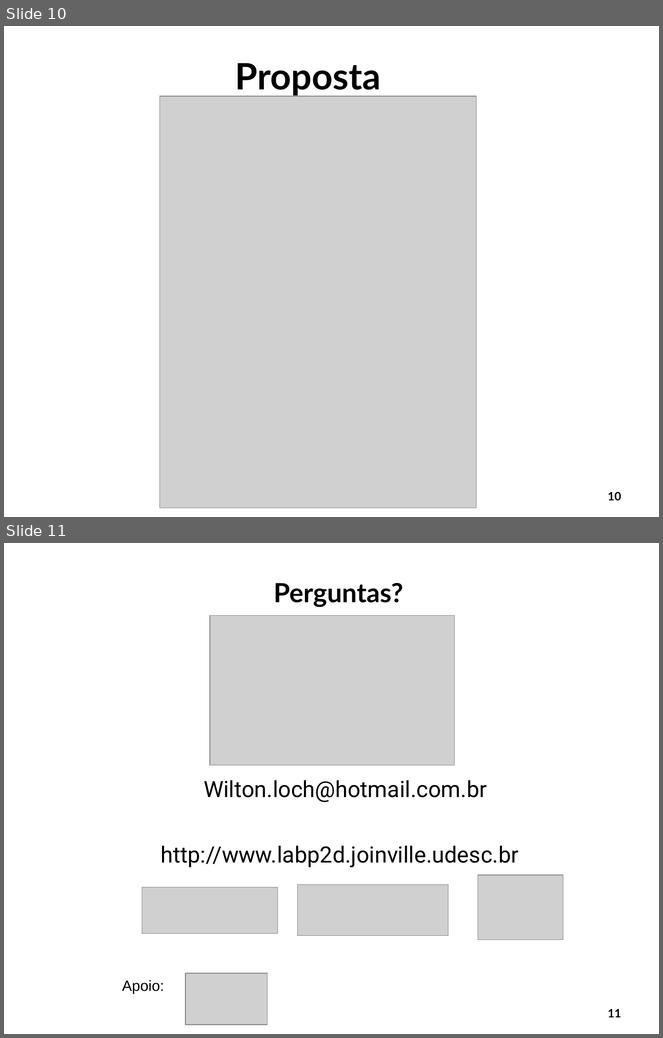
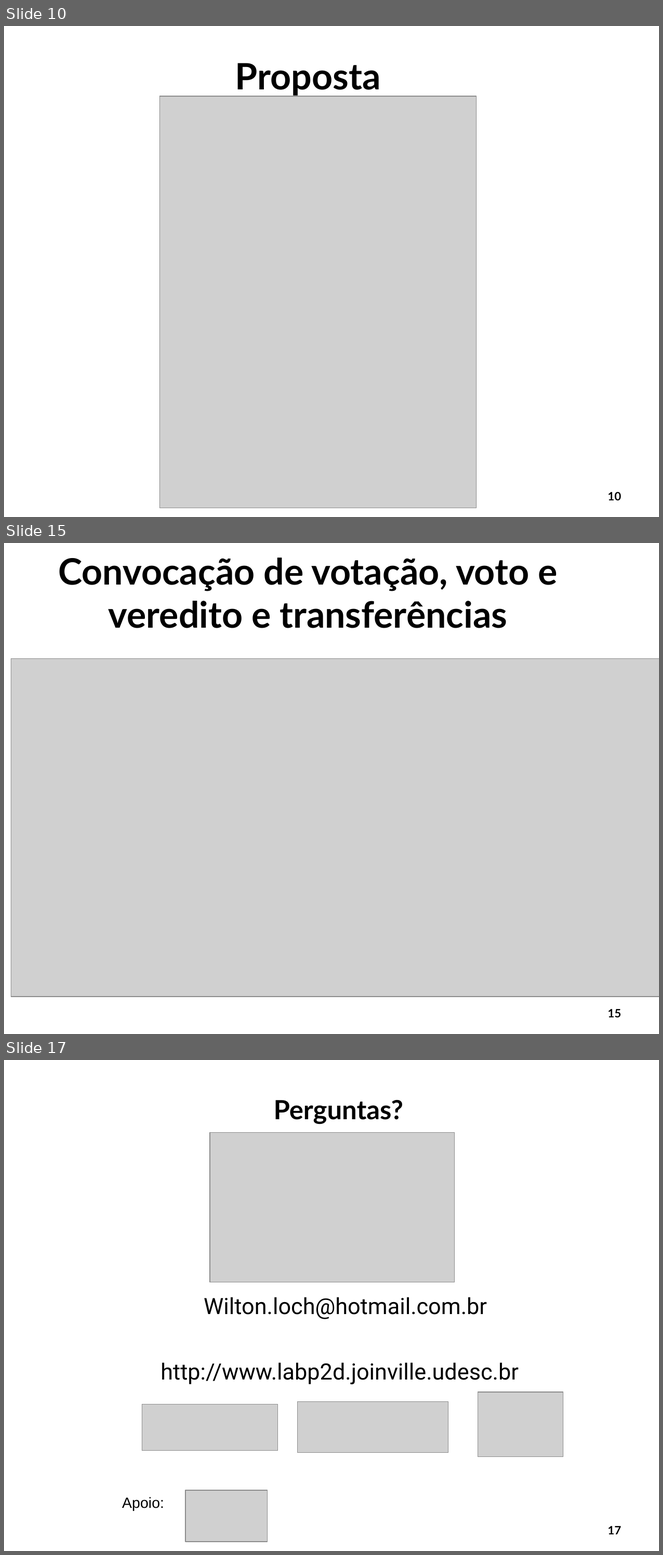
Before and after one commit to WiltonLoch/TCC, a slide deck: apresentacao_TCC_wilton.odp. Shown one above the other, each under a label of ours: slides 10 and 11 before the commit, slides 10, 15 and 17 after it; the slides between them are not shown. The pictures are 663x1038 and 663x1555 pixels, drawn with LibreOffice and Linux fonts; fonts in the diff are those of the drawing; grey boxes stand for pictures; background and template pictures are left out. Boxes give left, top, right and bottom in pixels: in the first picture for what was removed or moved away, otherwise in the second. Text is boxed around its words. In the diff, an @@ line names an element or a change of style, - is before the commit and + after.

```diff
--- a/apresentacao_TCC_wilton.odp
+++ b/apresentacao_TCC_wilton.odp
@@ slide 15 added at bbox=[4, 543, 659, 1034], background #FFFFFF @@
@@ title added at bbox=[58, 558, 557, 628], 44 pt, text #000000, bold @@
+Convocação de votação, voto e veredito e transferências
@@ picture added at bbox=[11, 659, 659, 997] @@
@@ page number added at bbox=[608, 1009, 621, 1018], 14 pt, text #000000, bold @@
+15
@@ what was slide 11 is now slide 17 @@
@@ page number at bbox=[608, 1526, 621, 1535]: text changed @@
-11
+17
```
Also in this commit, not shown: 1 slide changed, 5 other slides added, 1 other file.
